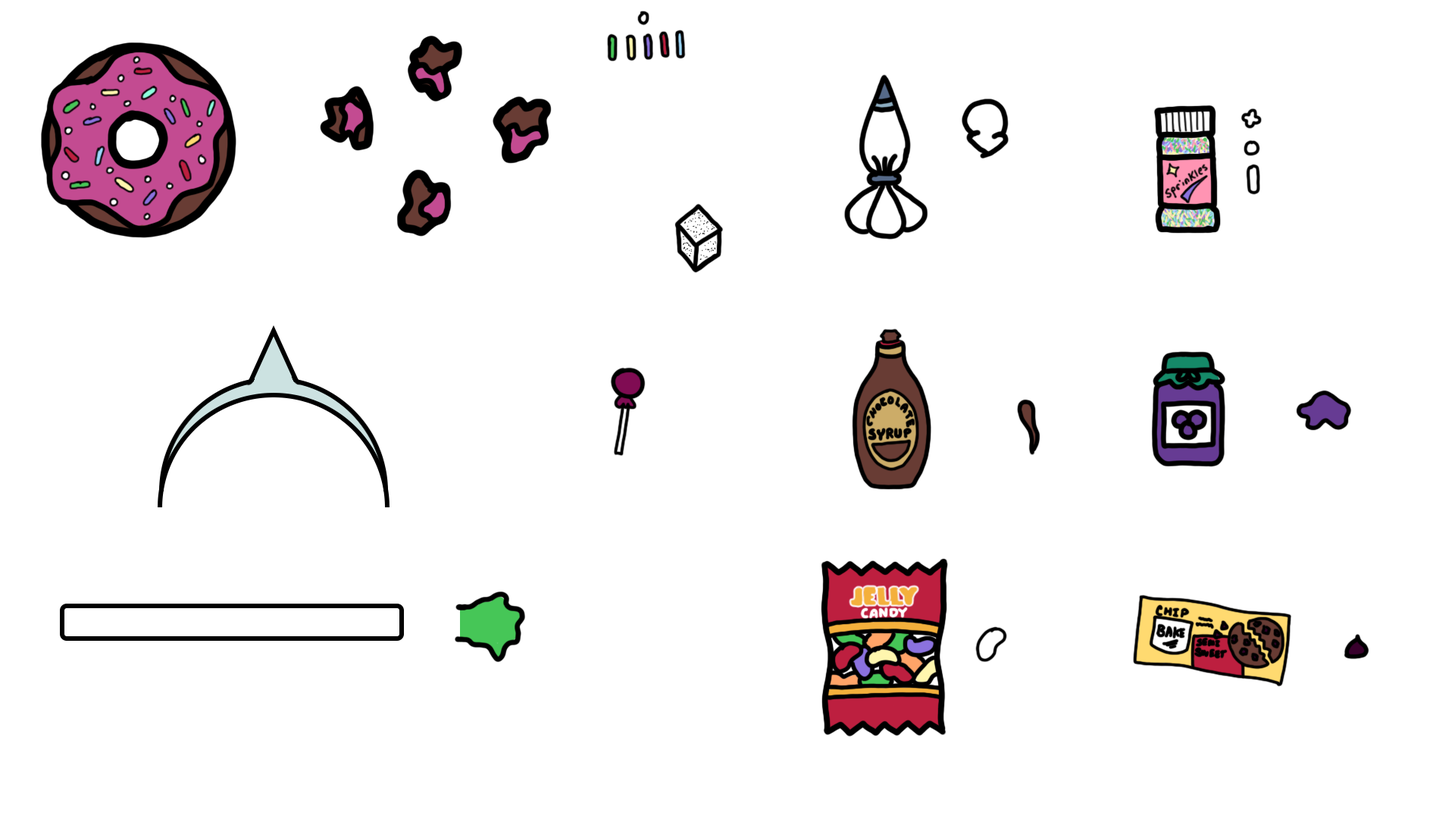
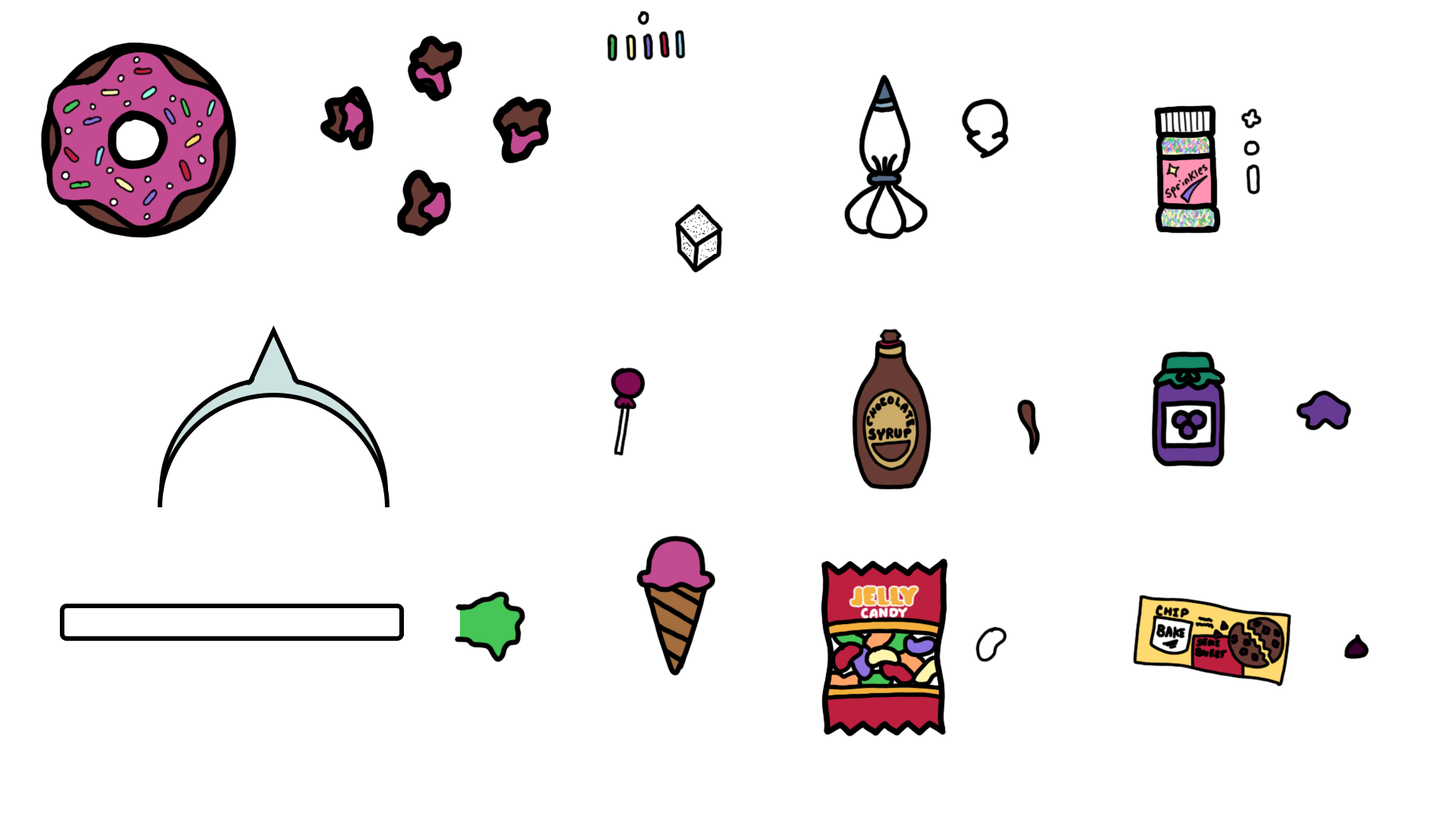
Layer changes from the first (1455, 819) image to the second:
added group "Objects" with 13 layers above "BG" over [left=610, top=34, right=717, bottom=677]
moved "Detail Outline" into group "Objects" over [left=610, top=34, right=683, bottom=59]
moved "Detail Color" into group "Objects", painted on it over [left=610, top=34, right=683, bottom=59]
moved "Accent Outline" into group "Objects" over [left=610, top=45, right=717, bottom=663]
moved "Accent Color" into group "Objects" over [left=610, top=49, right=717, bottom=658]
moved "Main Outline" into group "Objects", painted on it over [left=610, top=34, right=717, bottom=677]
moved "Main Color" into group "Objects", painted on it over [left=610, top=40, right=717, bottom=677]
added layer "Layer 12" in group "Objects" over [left=638, top=538, right=713, bottom=673]
